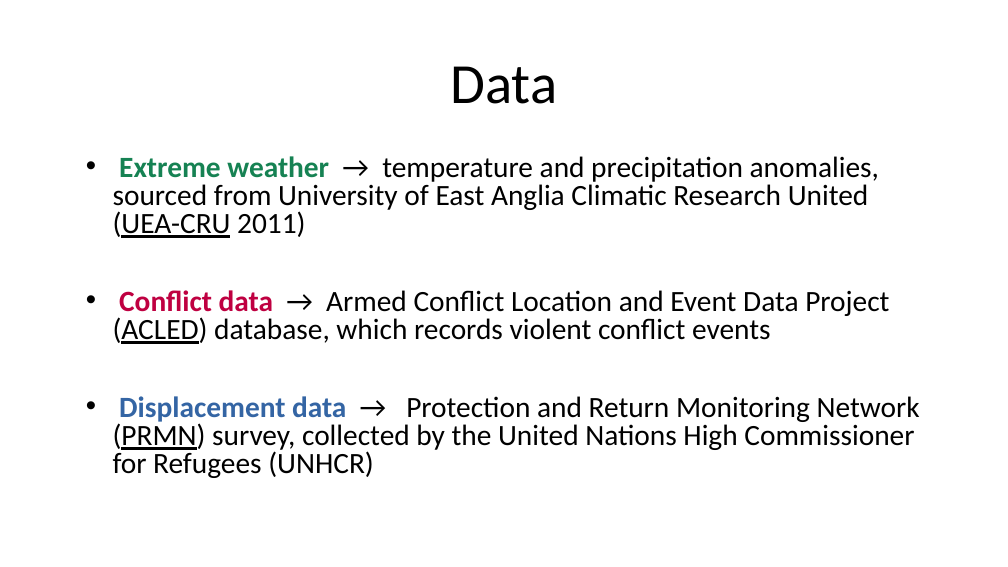
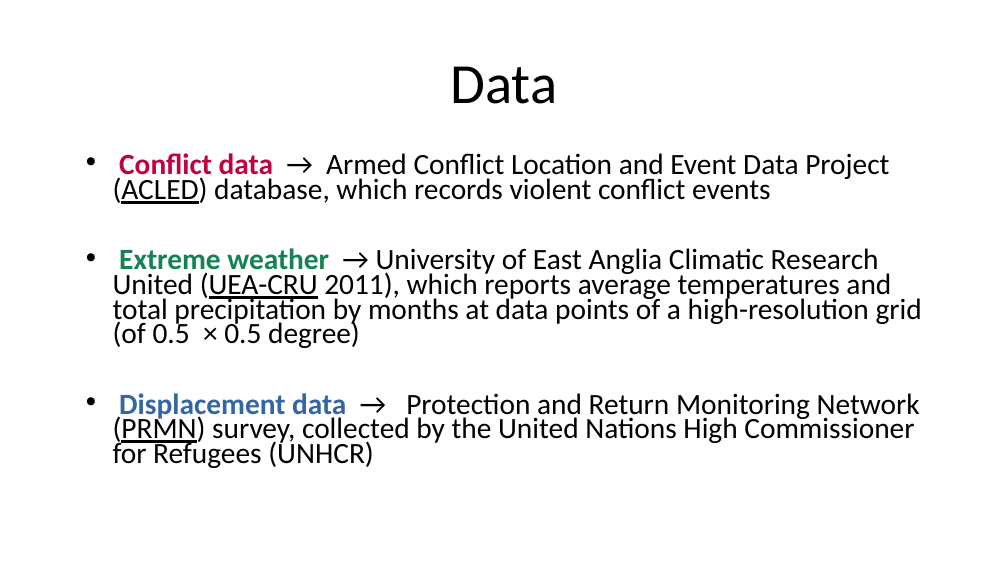
Before and after one commit to saraghivarello/Climate-and-conflict, a slide deck: slide 2 of Weather, conflicts and IDPs in Somalia_new.odp (slide 4 before the commit). Drawn at 1008x567 pixels with LibreOffice and Linux fonts; fonts in the diff are those of the drawing. Boxes give left, top, right and bottom in pixels: in the first picture for what was removed or moved away, otherwise in the second. Text is boxed around its words. In the diff, an @@ line names an element or a change of style, - is before the commit and + after.

```diff
--- a/Weather, conflicts and IDPs in Somalia_new.odp
+++ b/Weather, conflicts and IDPs in Somalia_new.odp
@@ text at (x1=113, y1=156, x2=879, y2=238): paragraph removed @@
-• Extreme weather → temperature and precipitation anomalies, sourced from University of East Anglia Climatic Research United (UEA-CRU 2011)
@@ text at (x1=113, y1=153, x2=920, y2=468): line spacing 0.8 to 0.7 @@
@@ text at (x1=113, y1=248, x2=922, y2=348): paragraph added @@
+• Extreme weather → University of East Anglia Climatic Research United (UEA-CRU 2011), which reports average temperatures and total precipitation by months at data points of a high-resolution grid (of 0.5 × 0.5 degree)
```
Also in this commit, not shown: 1 other slide changed, 3 slides added, 2 slides removed, 2 other files.
